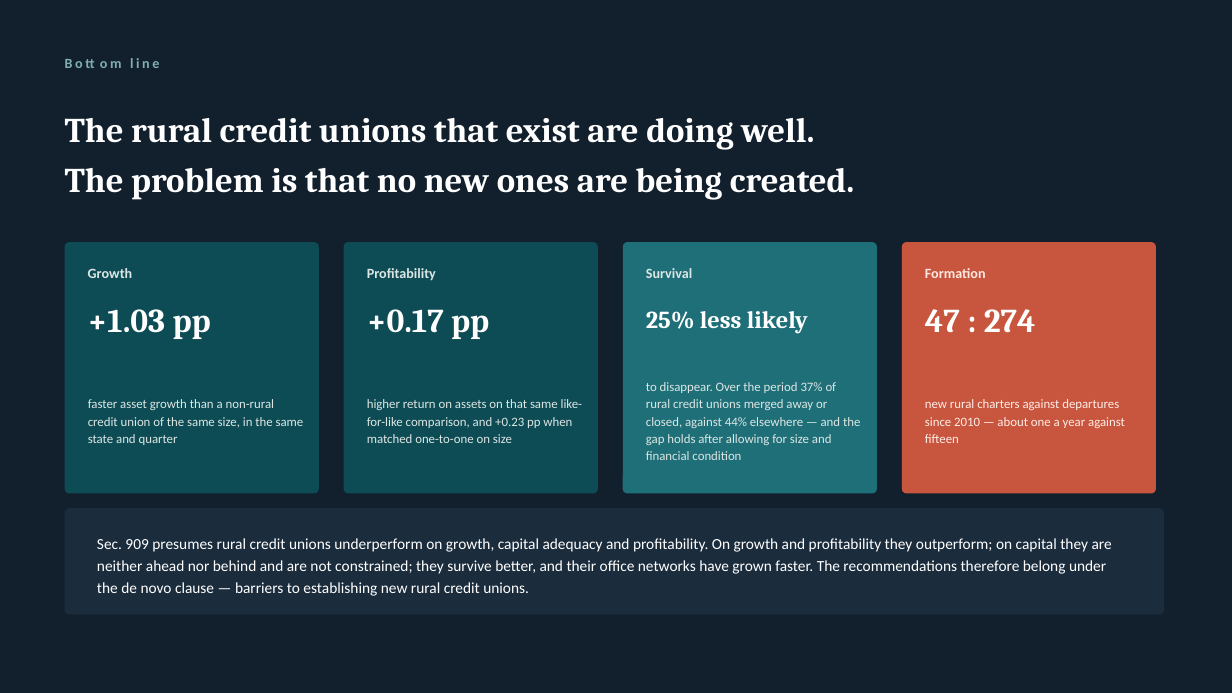
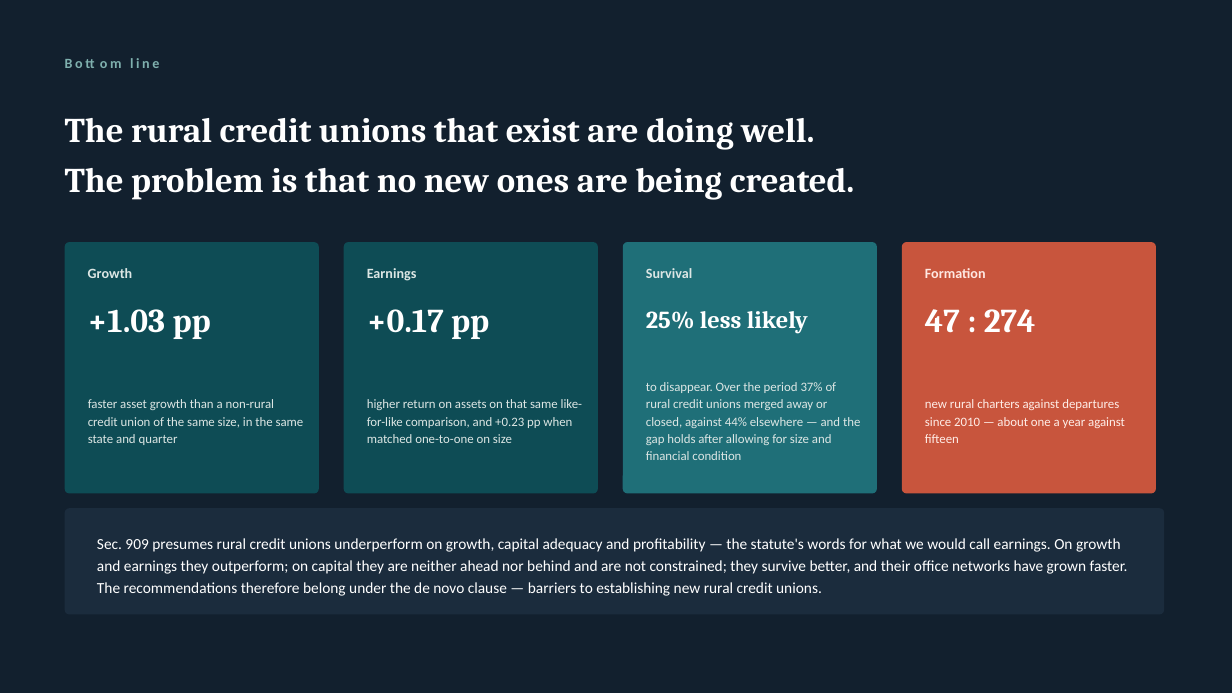
Before and after one commit to saurabhcdatta/Rural-Credit-Unions, a slide deck: slide 3 of Rural.pptx (slide 2 before the commit). Drawn at 1232x693 pixels with LibreOffice and Linux fonts; fonts in the diff are those of the drawing. Boxes give left, top, right and bottom in pixels: in the first picture for what was removed or moved away, otherwise in the second. Text is boxed around its words. In the diff, an @@ line names an element or a change of style, - is before the commit and + after.

```diff
--- a/Rural.pptx
+++ b/Rural.pptx
@@ text at <box>367,268,417,281</box>: text changed @@
-Profitability
+Earnings
@@ text at <box>97,538,1128,596</box>: text changed @@
-Sec. 909 presumes rural credit unions underperform on growth, capital adequacy and profitability. On growth and profitability they outperform; on capital they are neither ahead nor behind and are not constrained; they survive better, and their office networks have grown faster. The recommendations therefore belong under the de novo clause — barriers to establishing new rural credit unions.
+Sec. 909 presumes rural credit unions underperform on growth, capital adequacy and profitability — the statute's words for what we would call earnings. On growth and earnings they outperform; on capital they are neither ahead nor behind and are not constrained; they survive better, and their office networks have grown faster. The recommendations therefore belong under the de novo clause — barriers to establishing new rural credit unions.
```
Also in this commit, not shown: 12 other slides changed, 3 slides added, 3 slides removed, 1 other file.
